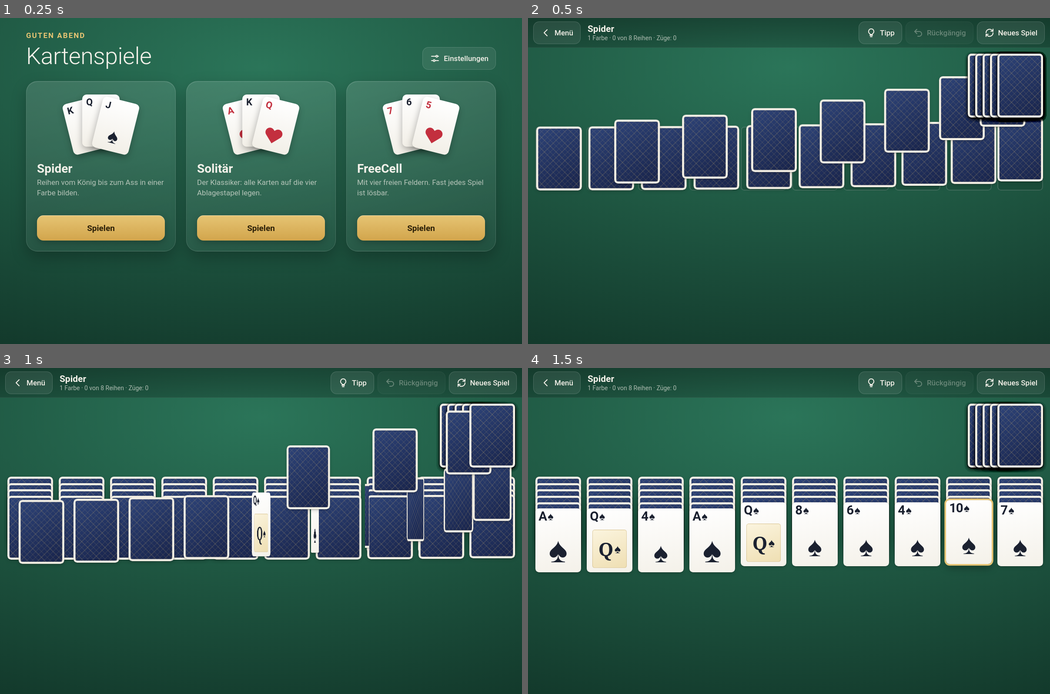
Above: before the commit, frames 1-4 (two rows, left to right).
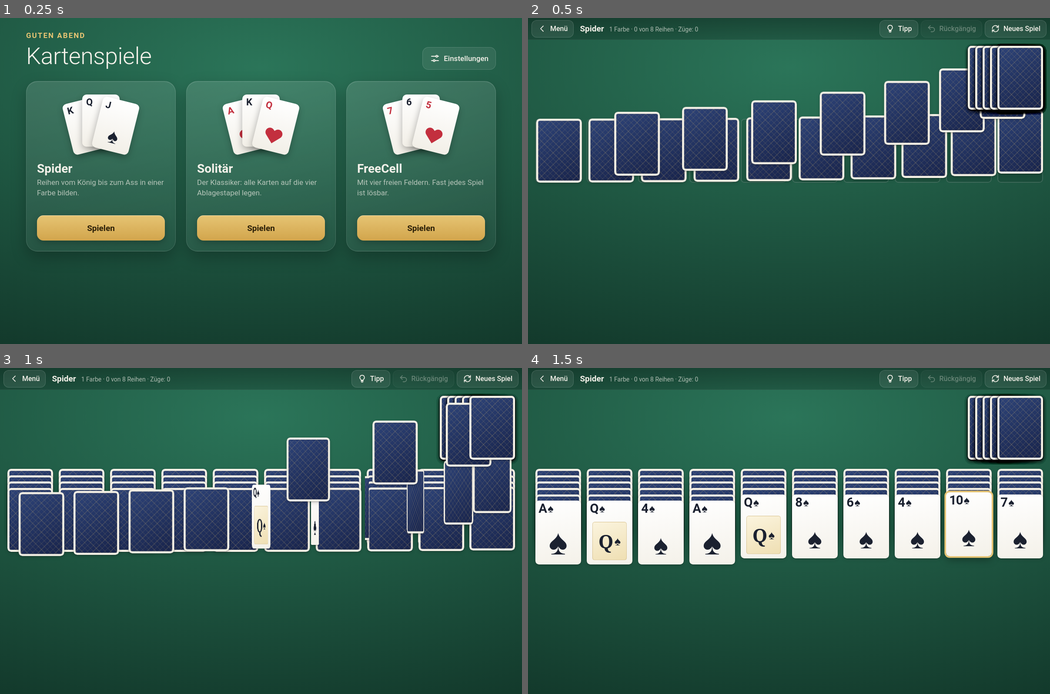
Above: after the commit, the same moments.

Repository: Rammerl/kartenspiele
Game: browser game, page index.html
Same seed, same stepped clock (60 frames per second), same inputs: the game is played once before the commit and once after it.
Inputs (mouse positions are in pixels of both pictures, inside the frame that each line leads up to; where the layout moved, square brackets give the same spot in the first picture):
- Up to frame 1 (0.25 s): no input
- Up to frame 2 (0.5 s): click "Spielen" at 0.27 s
- Up to frame 3 (1 s): no input
- Up to frame 4 (1.5 s): move the mouse to (789, 563) at 1.07 s; click (966, 527) [966, 534] at 1.27 s

Frame 1 is identical in both runs. In frame 2, 13% of the frame differs, in the area x 0-100%, y 0-53%; in frame 3, 16%, in the area x 0-100%, y 0-61%; in frame 4, 15%.

Commit message:
Schmalere Leiste oben, mehr Platz für das Spielfeld
Co-Authored-By: Claude Opus 5.5 <noreply@anthropic.com>

Diff:
--- a/style.css
+++ b/style.css
@@ -82,16 +82,18 @@
 
 /* ---------- Spielleiste ---------- */
 .bar {
-  flex: none; height: 68px;
-  display: flex; align-items: center; gap: 10px;
-  padding: 0 12px;
+  flex: none; height: 50px;
+  display: flex; align-items: center; gap: 8px;
+  padding: 0 8px;
   background: linear-gradient(rgba(0,0,0,.34), rgba(0,0,0,.2));
   border-bottom: 1px solid rgba(255,255,255,.08);
 }
-.ttl { flex: 1; min-width: 0; display: flex; flex-direction: column; line-height: 1.2; padding-left: 6px; }
-.ttl strong { font-size: 21px; font-weight: 600; }
-.ttl small { font-size: 14px; color: var(--muted); white-space: nowrap; overflow: hidden; text-overflow: ellipsis; }
-.tb-group { display: flex; gap: 8px; }
+.ttl { flex: 1; min-width: 0; display: flex; align-items: baseline; gap: 12px; padding-left: 6px; white-space: nowrap; }
+.ttl strong { font-size: 19px; font-weight: 600; }
+.ttl small { font-size: 14px; color: var(--muted); overflow: hidden; text-overflow: ellipsis; }
+.tb-group { display: flex; gap: 6px; }
+.bar .tb { height: 40px; padding: 0 13px; font-size: 16px; border-radius: 12px; }
+.bar .tb svg { width: 21px; height: 21px; }
 .tb {
   display: flex; align-items: center; gap: 8px;
   height: 52px; padding: 0 16px;
--- a/sw.js
+++ b/sw.js
@@ -2,7 +2,7 @@
 /* Offline-Speicher: alle Dateien werden bei der Installation abgelegt.
    Für ein Update die Versionsnummer erhöhen – das Tablet holt sich die
    neue Fassung beim nächsten Start mit Internet. */
-const CACHE = 'kartenspiele-v1';
+const CACHE = 'kartenspiele-v2';
 const FILES = [
   './', 'index.html', 'style.css', 'games.js', 'app.js',
   'manifest.webmanifest', 'icon-192.png', 'icon-512.png', 'apple-touch-icon.png',
